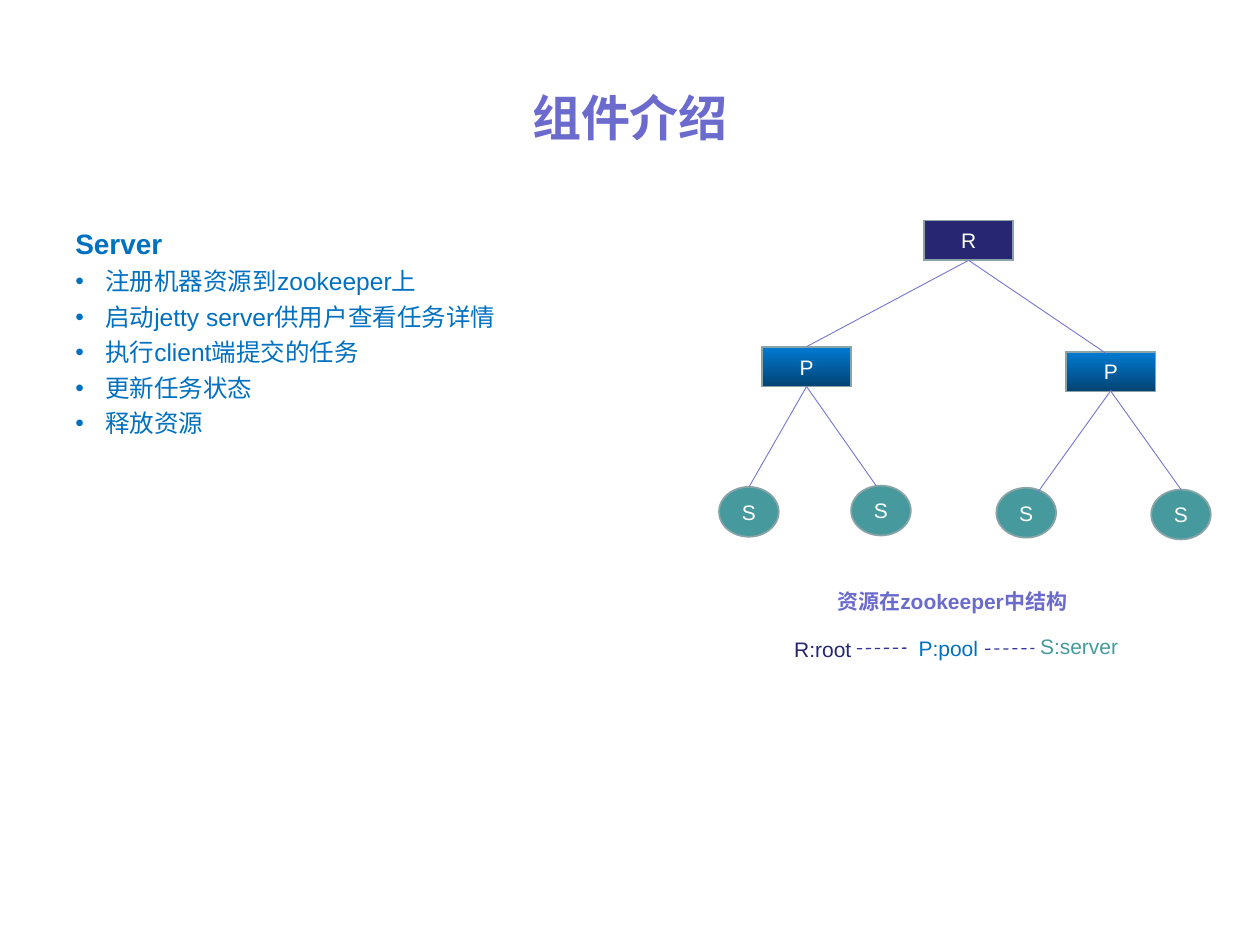
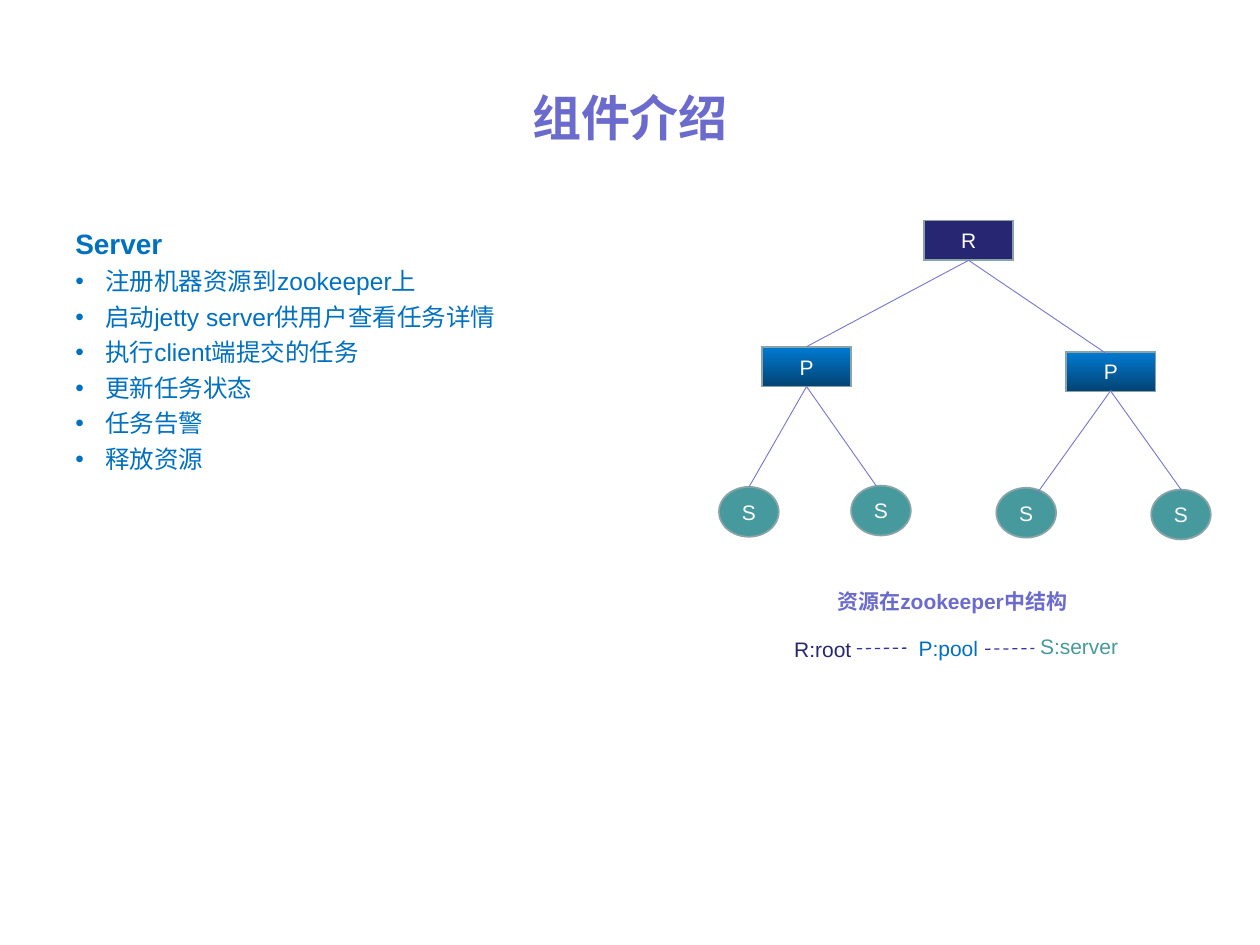
Before and after one commit to ylpu/distribute-scheduler, a slide deck: slide 8 of files/dis-scheduler.ppt. Drawn at 1260x945 pixels with LibreOffice and Linux fonts; fonts in the diff are those of the drawing. Boxes give left, top, right and bottom in pixels: in the first picture for what was removed or moved away, otherwise in the second. Text is boxed around its words. In the diff, an @@ line names an element or a change of style, - is before the commit and + after.

```diff
--- a/files/dis-scheduler.ppt
+++ b/files/dis-scheduler.ppt
@@ text at [105,411,203,435]: paragraph added @@
+• 任务告警
```
Also in this commit, not shown: 2 other slides changed, 15 other files.
